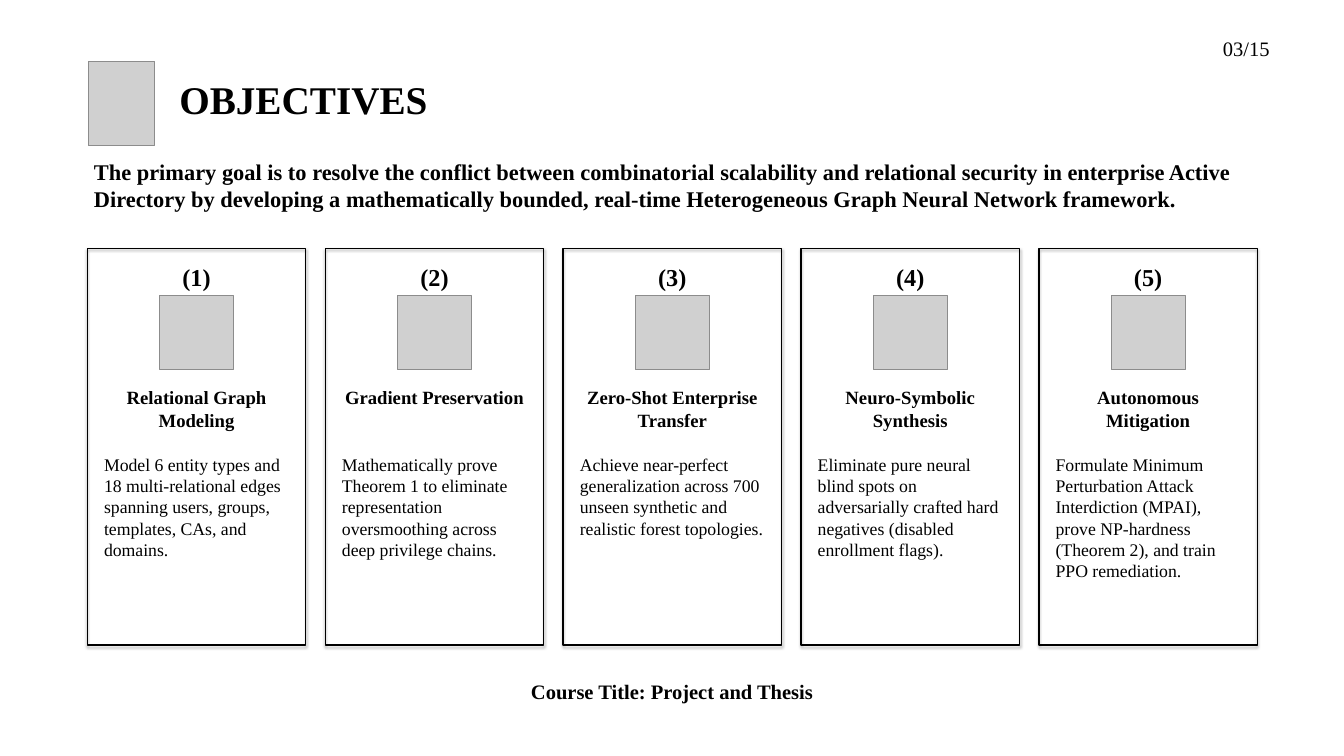
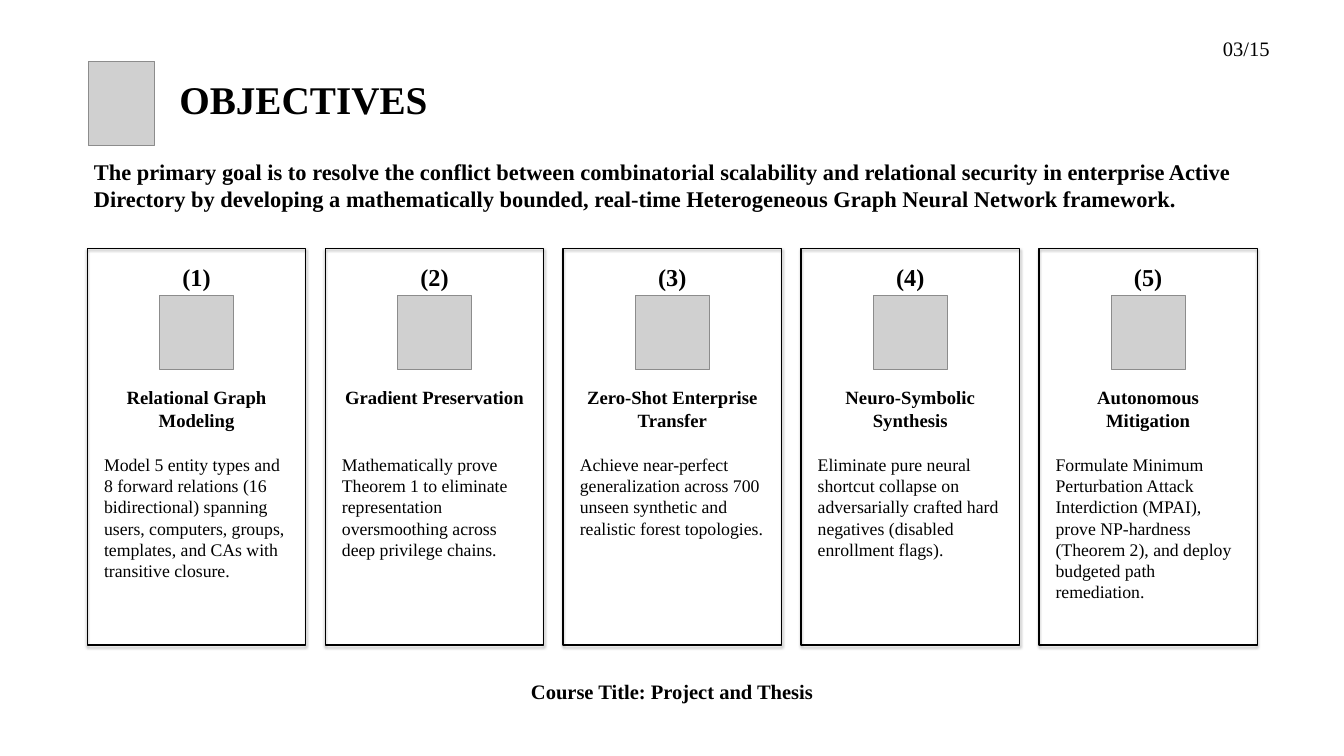
Before and after one commit to hasanshahriar32/GOAD, a slide deck: slide 3 of thesis_paper/certgraph_thesis_defense.pptx. Drawn at 1344x756 pixels with LibreOffice and Linux fonts; fonts in the diff are those of the drawing; grey boxes stand for pictures; background and template pictures are left out. Boxes give left, top, right and bottom in pixels: in the first picture for what was removed or moved away, otherwise in the second. Text is boxed around its words. In the diff, an @@ line names an element or a change of style, - is before the commit and + after.

```diff
--- a/thesis_paper/certgraph_thesis_defense.pptx
+++ b/thesis_paper/certgraph_thesis_defense.pptx
@@ text at (104, 458, 285, 578): text changed @@
-Model 6 entity types and 18 multi-relational edges spanning users, groups, templates, CAs, and domains.
+Model 5 entity types and 8 forward relations (16 bidirectional) spanning users, computers, groups, templates, and CAs with transitive closure.
@@ text at (818, 458, 998, 560): text changed @@
-Eliminate pure neural blind spots on adversarially crafted hard negatives (disabled enrollment flags).
+Eliminate pure neural shortcut collapse on adversarially crafted hard negatives (disabled enrollment flags).
@@ text at (1056, 458, 1231, 598): text changed @@
-Formulate Minimum Perturbation Attack Interdiction (MPAI), prove NP-hardness (Theorem 2), and train PPO remediation.
+Formulate Minimum Perturbation Attack Interdiction (MPAI), prove NP-hardness (Theorem 2), and deploy budgeted path remediation.
```
Also in this commit, not shown: 10 other slides changed, 2 other files.
